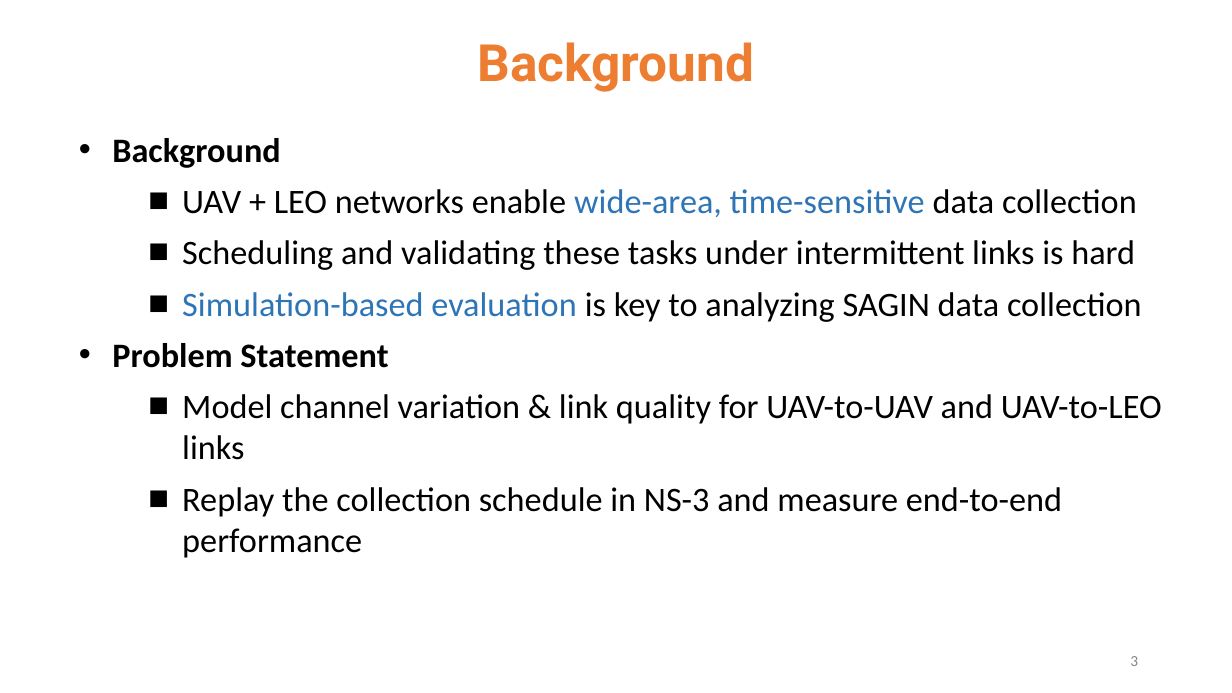
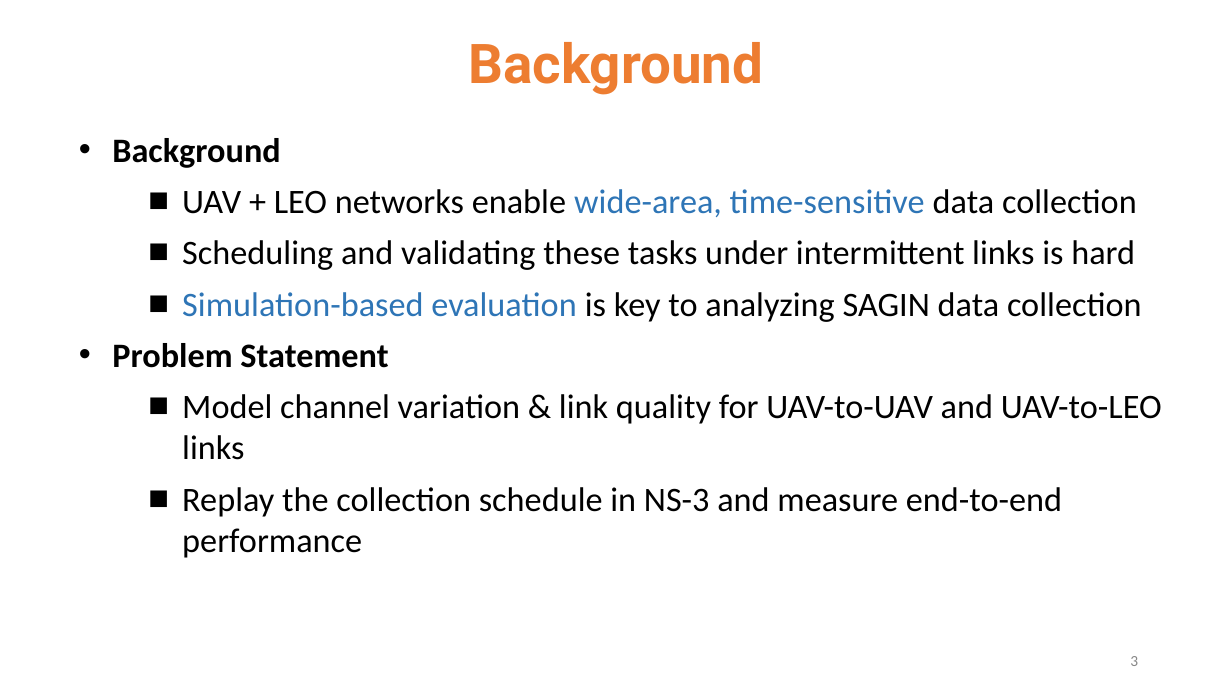
Before and after one commit to 112550039/CS_Project_ns3, a slide deck: slide 3 of docs/專題期末報告.pptx. Drawn at 1232x693 pixels with LibreOffice and Linux fonts; fonts in the diff are those of the drawing. Boxes give left, top, right and bottom in pixels: in the first picture for what was removed or moved away, otherwise in the second. Text is boxed around its words. In the diff, an @@ line names an element or a change of style, - is before the commit and + after.

```diff
--- a/docs/專題期末報告.pptx
+++ b/docs/專題期末報告.pptx
@@ title "Background" at bbox=[468, 42, 763, 95]: size 30 to 32 pt @@
```
Also in this commit, not shown: 7 other slides changed, 1 slide added, 1 slide removed.
